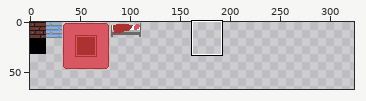
Pixel-art file: assets/sprites/Tiles.aseprite. Above: a wide view before the commit, with the close-up outlined.
Close-up. Before the commit:
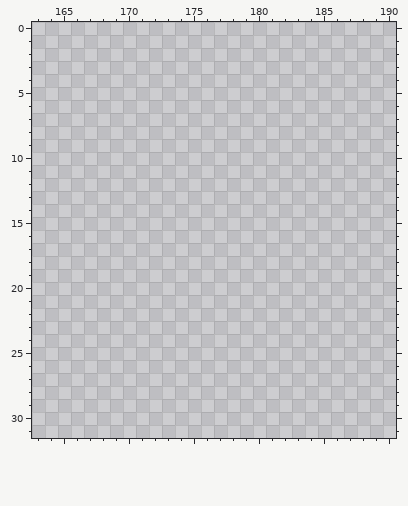
512x512 pixels, 1 frame. Shown: x 163..190, y 0..31. The wide view leaves out empty margins. The commit also changed other parts of the picture, which this record leaves out.
New version:
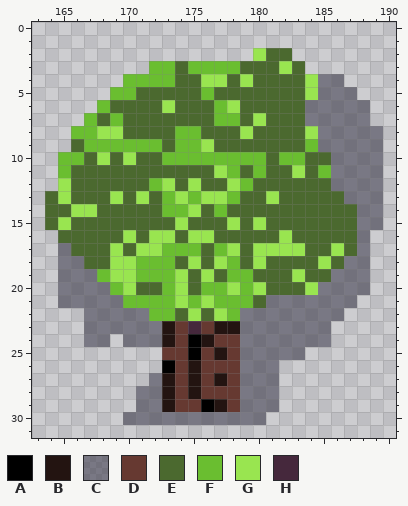
Palette (. is transparent): A #000000  B #231411  C #2220347d  D #663931  E #4b692f  F #6abe30  G #99e550  H #45283c
Difference:
y 2: x 180..182 ... -> GEE
y 3: x 172..183 ............ -> FFEFFFFEEEGE
y 4: x 170..186 ................. -> FFFFEEGGEGEEEEGCC
y 5: x 169..187 ................... -> FFEEEEEFEEEEEEEGCCC
y 6: x 168..188 ..................... -> FEEEEGEEEFGEEEEECCCCC
y 7: x 167..188 ...................... -> FEFEEEEEEEFFEGEEECCCCC
y 8: x 166..189 ........................ -> FFGGEEEEFFEEEGEEEEGCCCCC
y 9: x 166..189 ........................ -> EFFFFFFEFFGEEEEEEEFCCCCC
y 10: x 165..189 ......................... -> FFEGEGEEFFFFFFFFEFFEECCCC
y 11: x 165..189 ......................... -> FEEEEEEEEEEEGFEFEEGEFCCCC
y 12: x 165..189 ......................... -> GEEEEEEFGEGEEGFEEEEEECCCC
y 13: x 164..189 .......................... -> EGEEEGEGEFGFGGFEEGEEEEECCC
y 14: x 164..189 .......................... -> EEGGEEEEEFFGEFEEEEEEEEEECC
y 15: x 164..189 .......................... -> EGEEEEEEEEGEEEGEGEEEEEEECC
y 16: x 165..188 ........................ -> EEEEEGEGGEGGEEEEEGEEEEEC
y 17: x 165..188 ........................ -> CEEEGEGGFFFEFGEGGGGEEGEC
y 18: x 165..188 ........................ -> CCEEGGFFFEGEGFEGEEEEGECC
y 19: x 165..188 ........................ -> CCCFGGFFFGEGEFFEEEGEECCC
y 20: x 165..188 ........................ -> CCCCFGEEFGEFFGFGEEEGCCCC
y 21: x 165..187 ....................... -> CCCCCFFFFGFGFFFECCCCCCC
y 22: x 167..186 .................... -> CCCCCFFEGEGFCCCCCCCC
y 23: x 167..185 ................... -> CCCCCCBDHDBBCCCCCCC
y 24: x 167..168 .. -> CC; x 170..185 ................ -> CCCBDABDDCCCCCCC
y 25: x 173..183 ........... -> DDADBDCCCCC
y 26: x 173..181 ......... -> ADBDDDCCC
y 27: x 172..181 .......... -> CBDBDBDCCC
y 28: x 171..181 ........... -> CCBDBDDDCCC
y 29: x 171..181 ........... -> CCBDDABDCCC
y 30: x 170..180 ........... -> CCCCCCCCCCC
Boxes around the changes in both close-ups, in picture pixels (x1, y1, x2, y2):
added: (45, 48, 383, 425)
